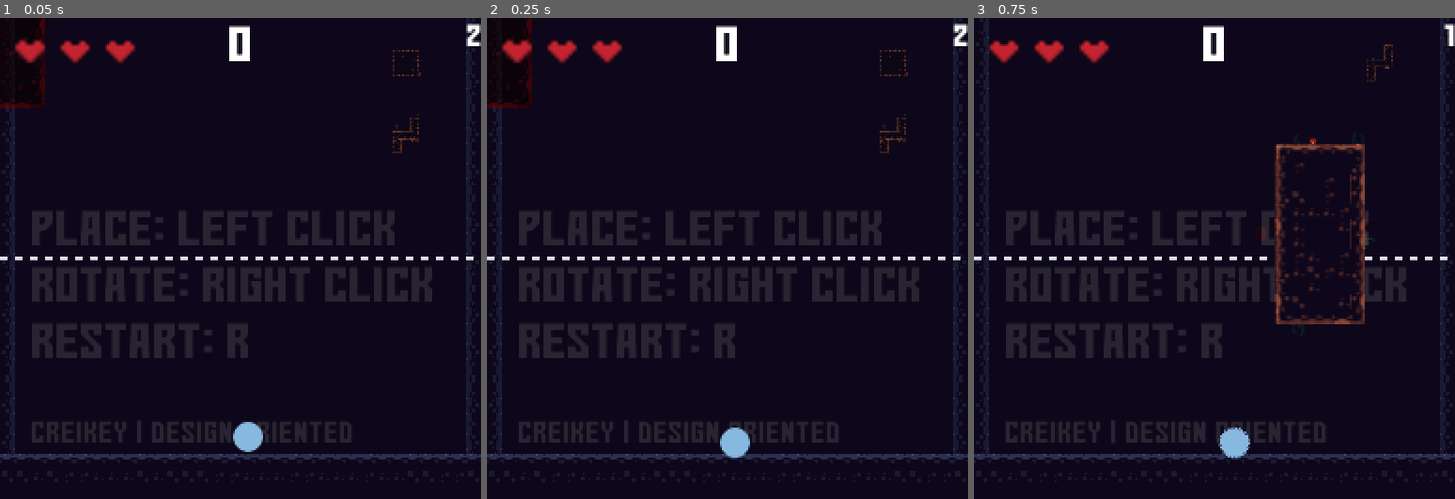
Above: before the commit, frames 1-3 (left to right).
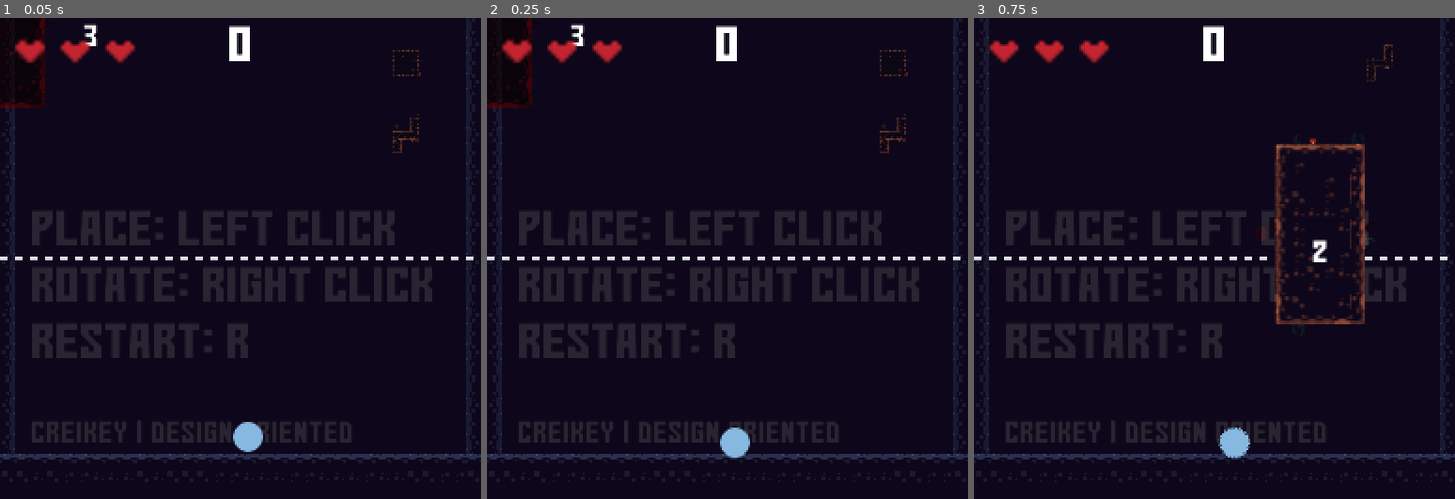
Above: after the commit, the same moments.

Repository: creikey/SkyLimit
Game: Godot game, scene res://Main.tscn
Two runs of this game, one before a commit and one after it. Both use one fixed random seed, a clock stepped at 60 frames per second and the inputs below.
Inputs (mouse positions are in pixels of both pictures, inside the frame that each line leads up to):
- Up to frame 1 (0.05 s): no input
- Up to frame 2 (0.25 s): no input
- Up to frame 3 (0.75 s): tap Enter at 0.5 s; move the mouse to (1320, 234) at 0.52 s; hold D (right) from 0.53 s (still down); click (1320, 234) at 0.6 s

The runs differ from the first frame. In frame 1, 0.2% of the frame differs, in the area x 17-100%, y 1-6%; in frame 2, 0.2%; in frame 3, 0.2%.

Commit message:
Number of pieces left attached to cursor

Diff:
--- a/ChunkPlacer.gd
+++ b/ChunkPlacer.gd
@@ -26,7 +26,10 @@
 var upcoming_chunks: Array = []
 
 func chunks_left() -> int: # ui
-	return upcoming_chunks.size()
+	var to_return: int = upcoming_chunks.size()
+	if next_chunk != null:
+		to_return += 1
+	return to_return
 
 func get_new_random_chunk() -> PackedScene:
 	var total: float = 0.0
--- a/Root.tscn
+++ b/Root.tscn
@@ -218,11 +218,14 @@
 
 [node name="HowManyLeft" type="Label" parent="UI"]
 anchor_right = 1.0
+margin_right = -159.0
 margin_bottom = 17.0
 custom_colors/font_color = Color( 1, 1, 1, 1 )
 custom_fonts/font = SubResource( 11 )
 text = "15231"
-align = 2
+align = 1
+valign = 1
+autowrap = true
 
 [node name="Score" type="Label" parent="UI"]
 anchor_right = 1.0
--- a/UI.gd
+++ b/UI.gd
@@ -5,6 +5,10 @@
 	$Hearts/Heart2,
 	$Hearts/Heart3,
 ]
+
+func _input(event):
+	if event is InputEventMouseMotion:
+		$HowManyLeft.rect_position = event.position/2.0 - Vector2($HowManyLeft.rect_size.x/2.0, 0.0)
 
 func _process(_delta):
 	rect_position.y = -get_viewport().canvas_transform.get_origin().y
Not shown, changed: todo.txt
